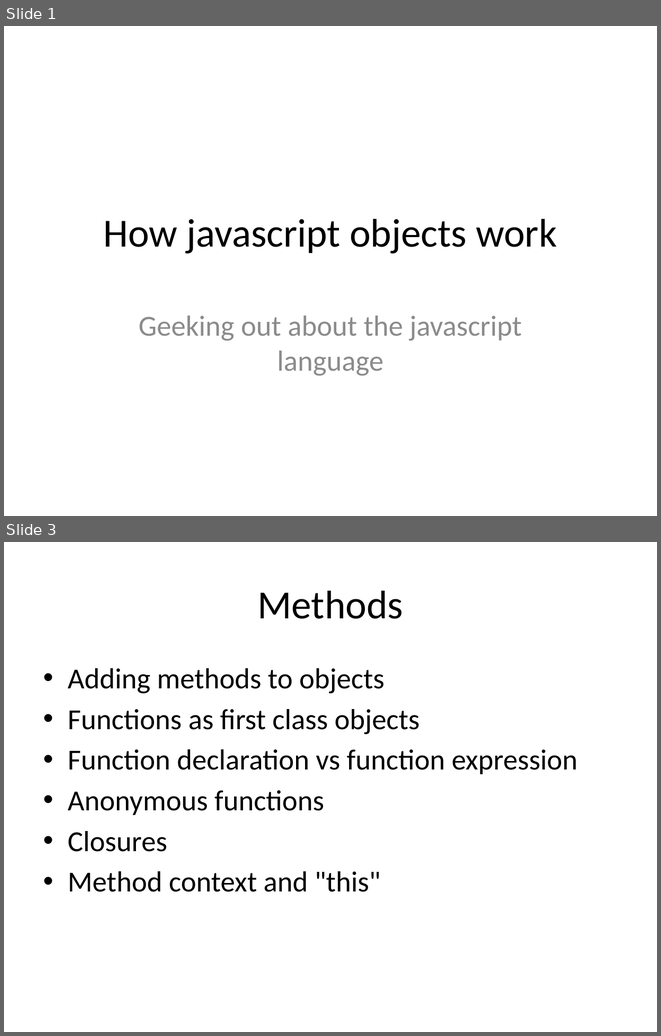
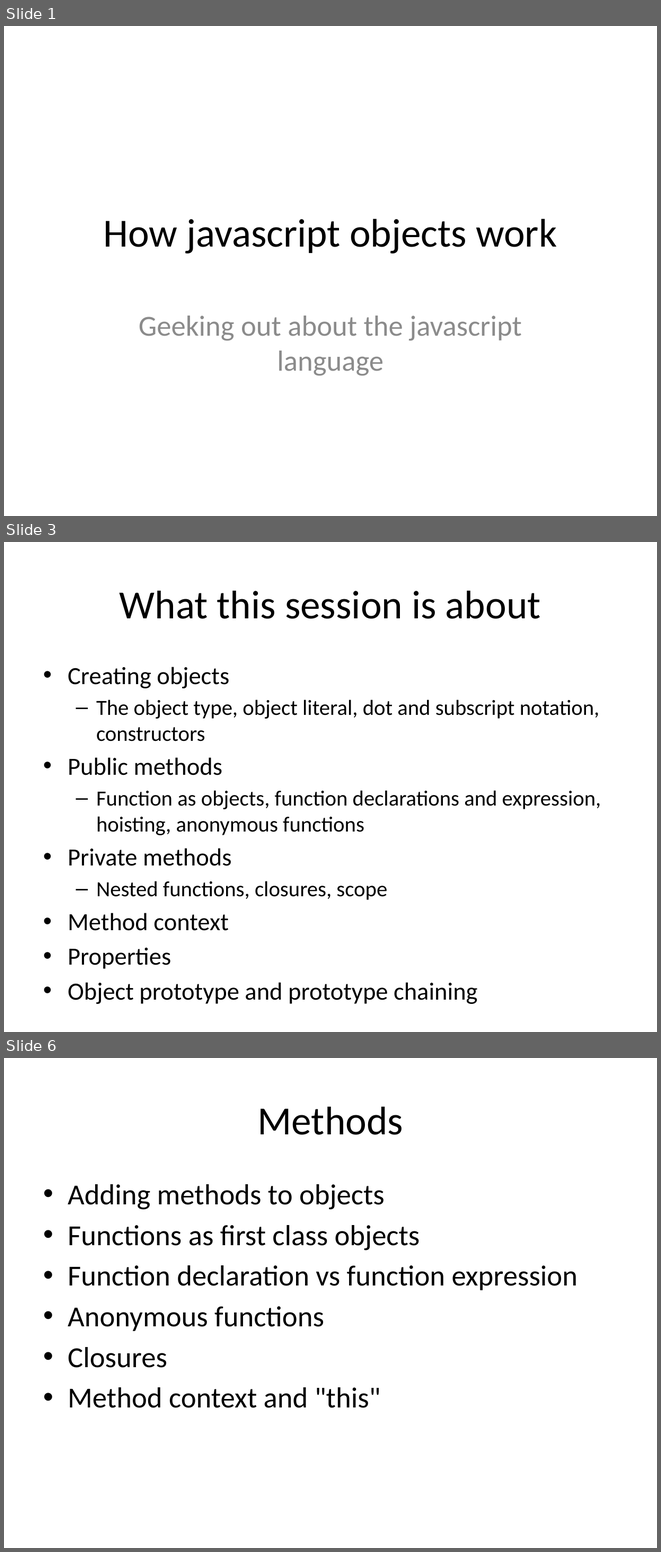
Before and after one commit to helephant/JavascriptObjects, a slide deck: javascript-objects.pptx. Shown one above the other, each under a label of ours: slides 1 and 3 before the commit, slides 1, 3 and 6 after it; the slides between them are not shown. The pictures are 661x1036 and 661x1552 pixels, drawn with LibreOffice and Linux fonts; fonts in the diff are those of the drawing. Boxes give left, top, right and bottom in pixels: in the first picture for what was removed or moved away, otherwise in the second. Text is boxed around its words. In the diff, an @@ line names an element or a change of style, - is before the commit and + after.

```diff
--- a/javascript-objects.pptx
+++ b/javascript-objects.pptx
@@ slide 3 added at bbox=[4, 542, 657, 1032], background #FFFFFF @@
@@ title added at bbox=[120, 590, 541, 619], 44 pt, text #000000 @@
+What this session is about
@@ text added at bbox=[68, 667, 601, 1004], 23.8 pt, text #000000 @@
+• Creating objects
+  – The object type, object literal, dot and subscript notation, constructors
+• Public methods
+  – Function as objects, function declarations and expression, hoisting, anonymous functions
+• Private methods
+  – Nested functions, closures, scope
+• Method context
+• Properties
+• Object prototype and prototype chaining
@@ what was slide 3 is now slide 6 @@
```
Also in this commit, not shown: 1 slide changed, 2 other slides added.
